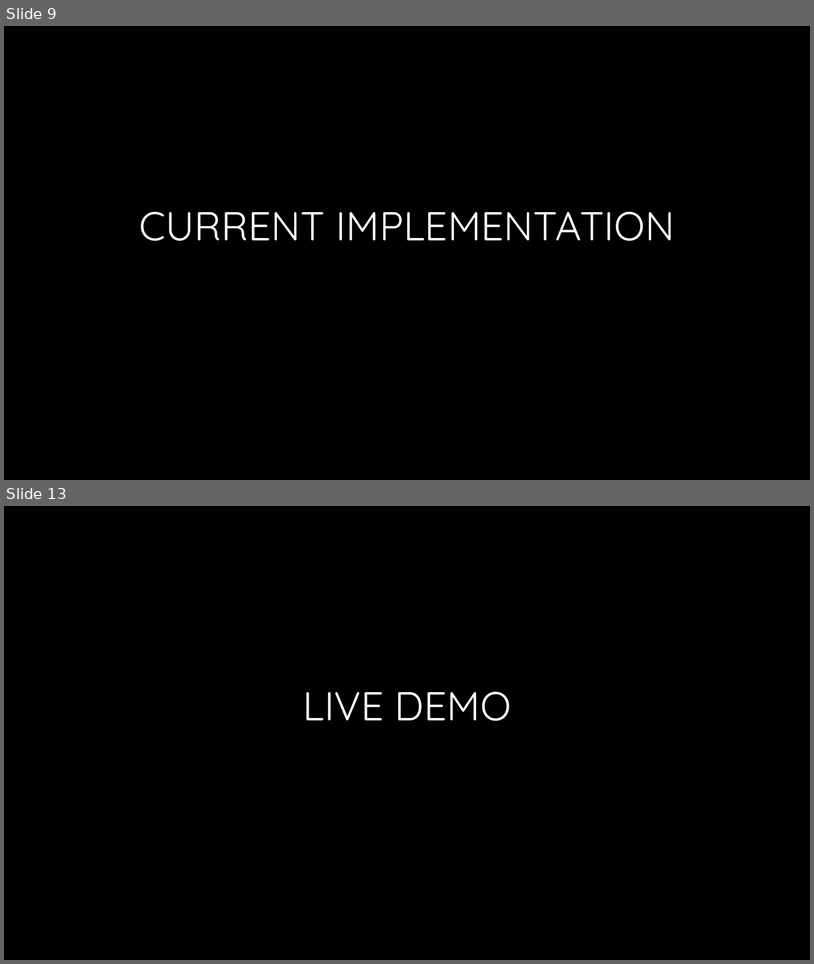
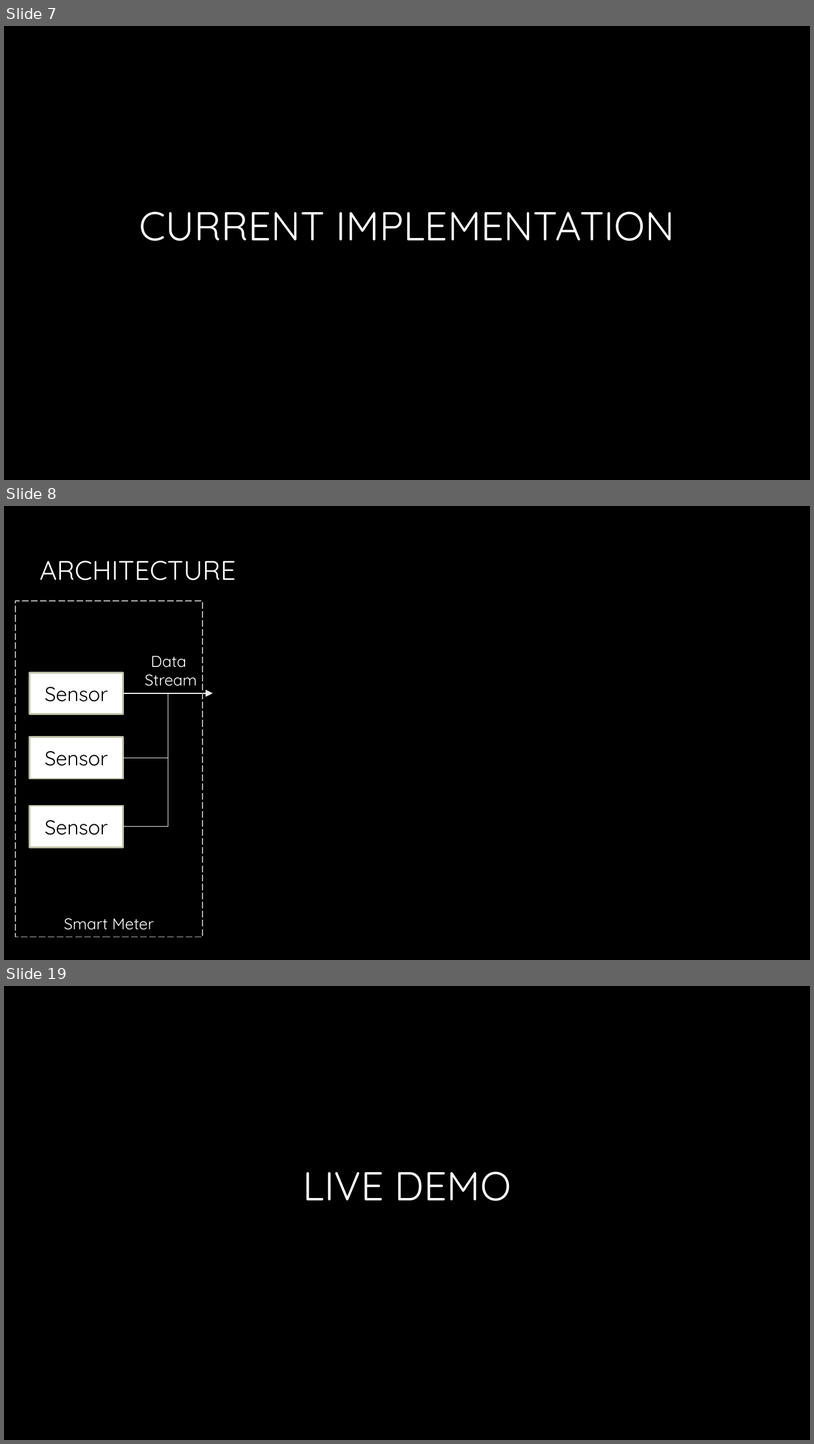
Before and after one commit to JacobEberhardt/decentralized-energy-trading, a slide deck: documentation/Milestone Presentation.pptx. Shown one above the other, each under a label of ours: slides 9 and 13 before the commit, slides 7, 8 and 19 after it; the slides between them are not shown. The pictures are 814x964 and 814x1444 pixels, drawn with LibreOffice and Linux fonts; fonts in the diff are those of the drawing; background and template pictures are left out. Boxes give left, top, right and bottom in pixels: in the first picture for what was removed or moved away, otherwise in the second. Text is boxed around its words. In the diff, an @@ line names an element or a change of style, - is before the commit and + after.

```diff
--- a/documentation/Milestone Presentation.pptx
+++ b/documentation/Milestone Presentation.pptx
@@ slide 8 added at [4, 506, 810, 960], background picture (left out) @@
@@ title added at [39, 561, 236, 580], 24 pt, text gradient #FFFFFF to #A6A6A6 @@
+ARCHITECTURE
@@ rectangle added at [15, 601, 203, 937], outline #B0B0B0 0.75 pt dashed @@
@@ text added at [145, 655, 197, 686], 14 pt, text #FFFFFF @@
+Data
+Stream
@@ rectangle added at [30, 672, 123, 714], fill #FFFFFF, outline #BFBFA5 1.5 pt, 18 pt, text #000000 @@
+Sensor
@@ elbow arrow added from (123, 757) to (213, 693), #EBEBEB 0.75 pt @@
@@ elbow arrow added from (123, 826) to (213, 693), #EBEBEB 0.75 pt @@
@@ arrow added from (123, 693) to (213, 693), #EBEBEB 0.75 pt @@
@@ rectangle added at [30, 736, 123, 778], fill #FFFFFF, outline #BFBFA5 1.5 pt, 18 pt, text #000000 @@
+Sensor
@@ rectangle added at [30, 805, 123, 847], fill #FFFFFF, outline #BFBFA5 1.5 pt, 18 pt, text #000000 @@
+Sensor
@@ text added at [64, 918, 154, 930], 14 pt, text #FFFFFF @@
+Smart Meter
@@ what was slide 9 is now slide 7 @@
@@ what was slide 13 is now slide 19 @@
```
Also in this commit, not shown: 9 slides changed, 9 other slides added, 2 slides removed.
